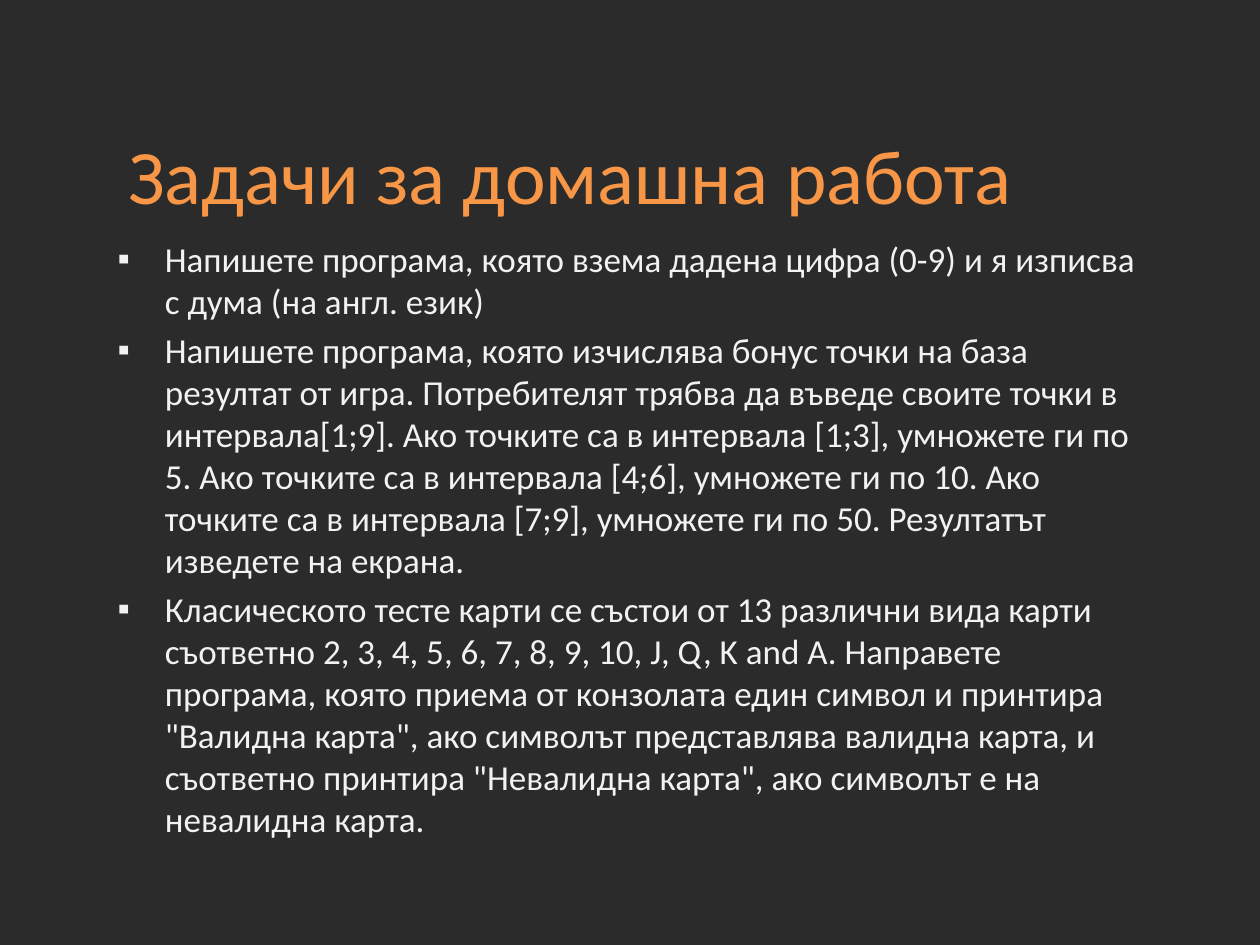
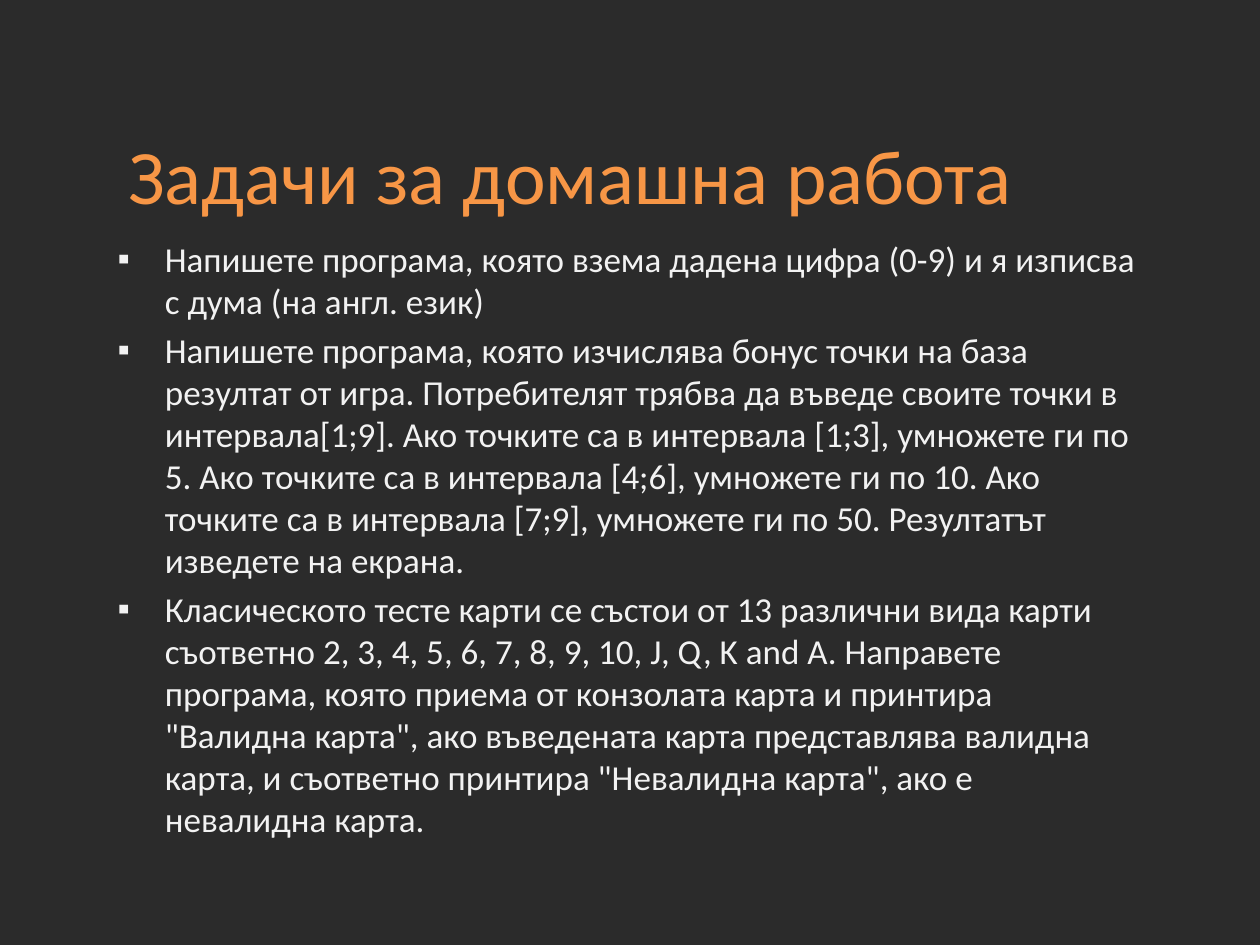
Before and after one commit to Academy-Soft-Intellect/Introduction-Into-Programming-Online, a slide deck: slide 14 of 04-Conditions.pptx. Drawn at 1260x945 pixels with LibreOffice and Linux fonts; fonts in the diff are those of the drawing; background and template pictures are left out; a plain dark background stands for a picture behind light text. Boxes give left, top, right and bottom in pixels: in the first picture for what was removed or moved away, otherwise in the second. Text is boxed around its words. In the diff, an @@ line names an element or a change of style, - is before the commit and + after.

```diff
--- a/04-Conditions.pptx
+++ b/04-Conditions.pptx
@@ text at bbox=[165, 599, 1091, 838]: text changed @@
-▪ Класическото тесте карти се състои от 13 различни вида карти съответно 2, 3, 4, 5, 6, 7, 8, 9, 10, J, Q, K and A. Направете програма, която приема от конзолата един символ и принтира "Валидна карта", ако символът представлява валидна карта, и съответно принтира "Невалидна карта", ако символът е на невалидна карта.
+▪ Класическото тесте карти се състои от 13 различни вида карти съответно 2, 3, 4, 5, 6, 7, 8, 9, 10, J, Q, K and A. Направете програма, която приема от конзолата карта и принтира "Валидна карта", ако въведената карта представлява валидна карта, и съответно принтира "Невалидна карта", ако е невалидна карта.
```
Also in this commit, not shown: 2 other slides changed, 7 other files.
